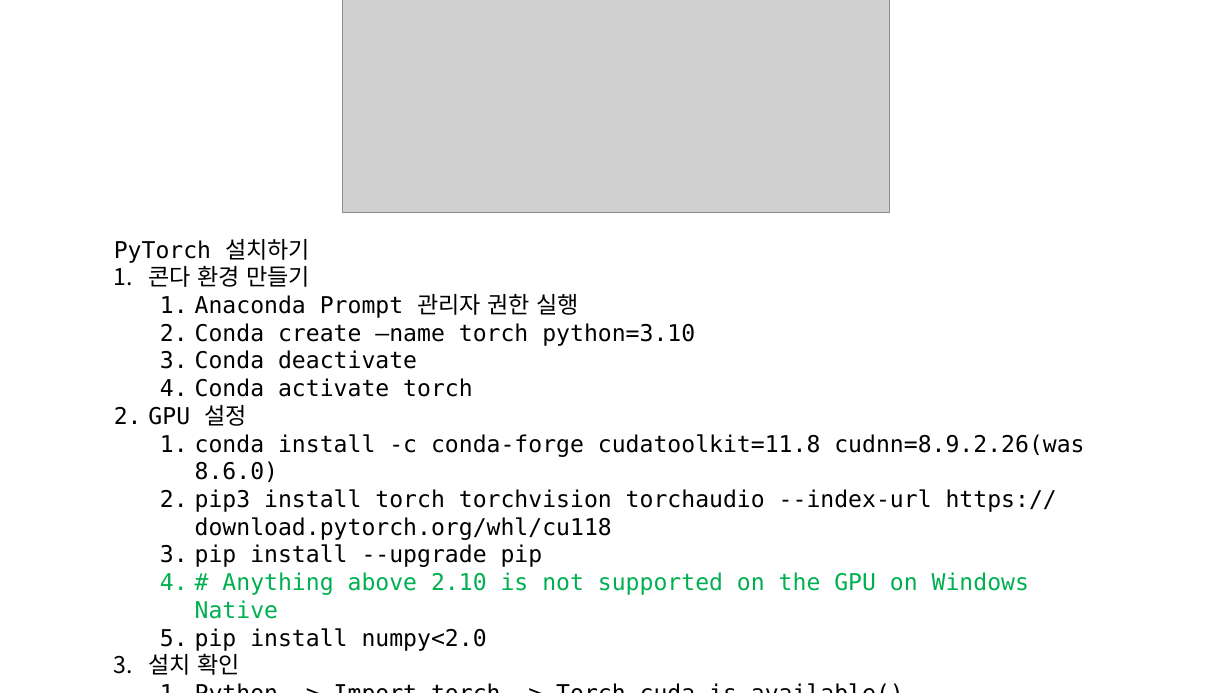
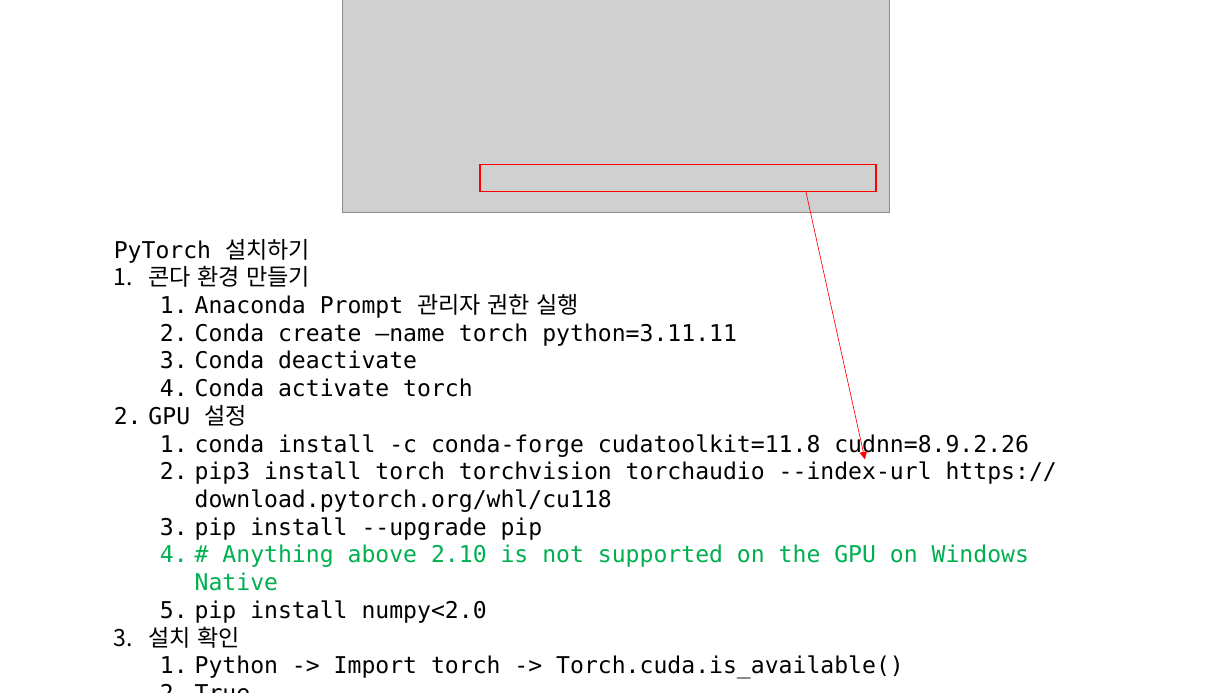
Before and after one commit to TaewanGwon/bitcoin, a slide deck: slide 7 of Tensorflow&Pytorch_GPU_Setup_20250319.pptx (slide 6 before the commit). Drawn at 1232x693 pixels with LibreOffice and Linux fonts; fonts in the diff are those of the drawing; grey boxes stand for pictures. Boxes give left, top, right and bottom in pixels: in the first picture for what was removed or moved away, otherwise in the second. Text is boxed around its words. In the diff, an @@ line names an element or a change of style, - is before the commit and + after.

```diff
--- a/Tensorflow&Pytorch_GPU_Setup_20250319.pptx
+++ b/Tensorflow&Pytorch_GPU_Setup_20250319.pptx
@@ rectangle added at (x1=480, y1=165, x2=876, y2=192), outline #FF0000 1 pt @@
@@ arrow added from (806, 191) to (865, 459), #FF0000 0.5 pt @@
@@ text at (x1=195, y1=323, x2=737, y2=346): text changed @@
-  2. Conda create –name torch python=3.10
+  2. Conda create –name torch python=3.11.11
@@ text at (x1=195, y1=433, x2=1029, y2=458): text changed @@
-  1. conda install -c conda-forge cudatoolkit=11.8 cudnn=8.9.2.26(was 8.6.0)
+  1. conda install -c conda-forge cudatoolkit=11.8 cudnn=8.9.2.26
```
Also in this commit, not shown: 3 other slides changed, 1 slide added.
